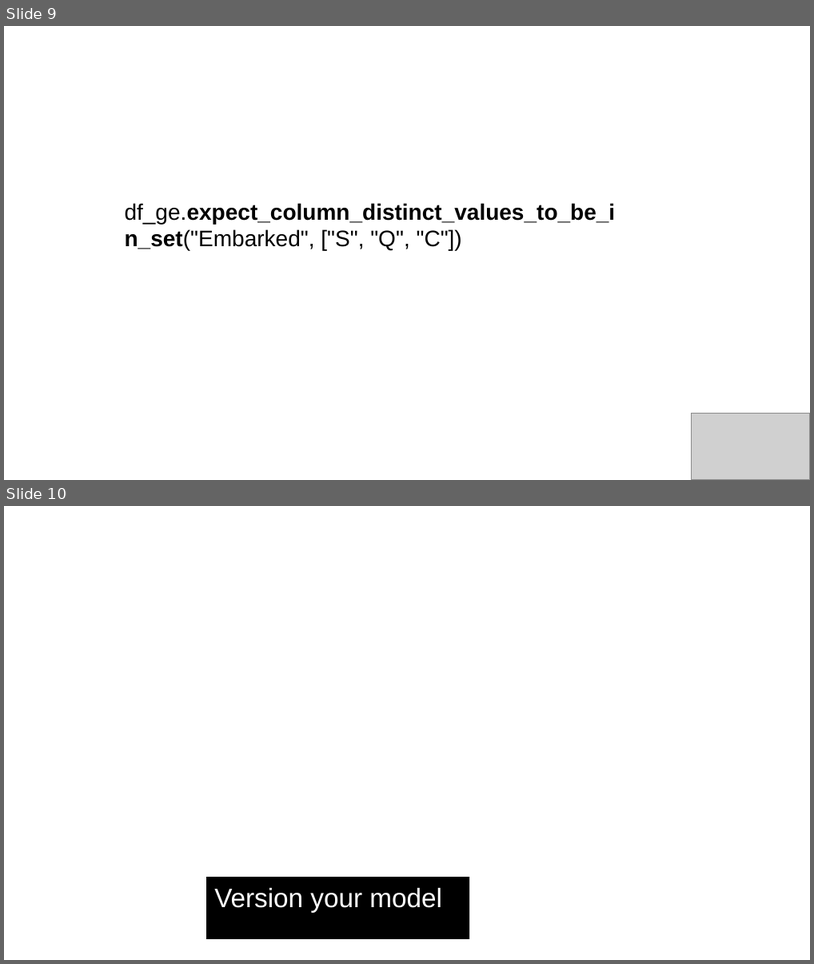
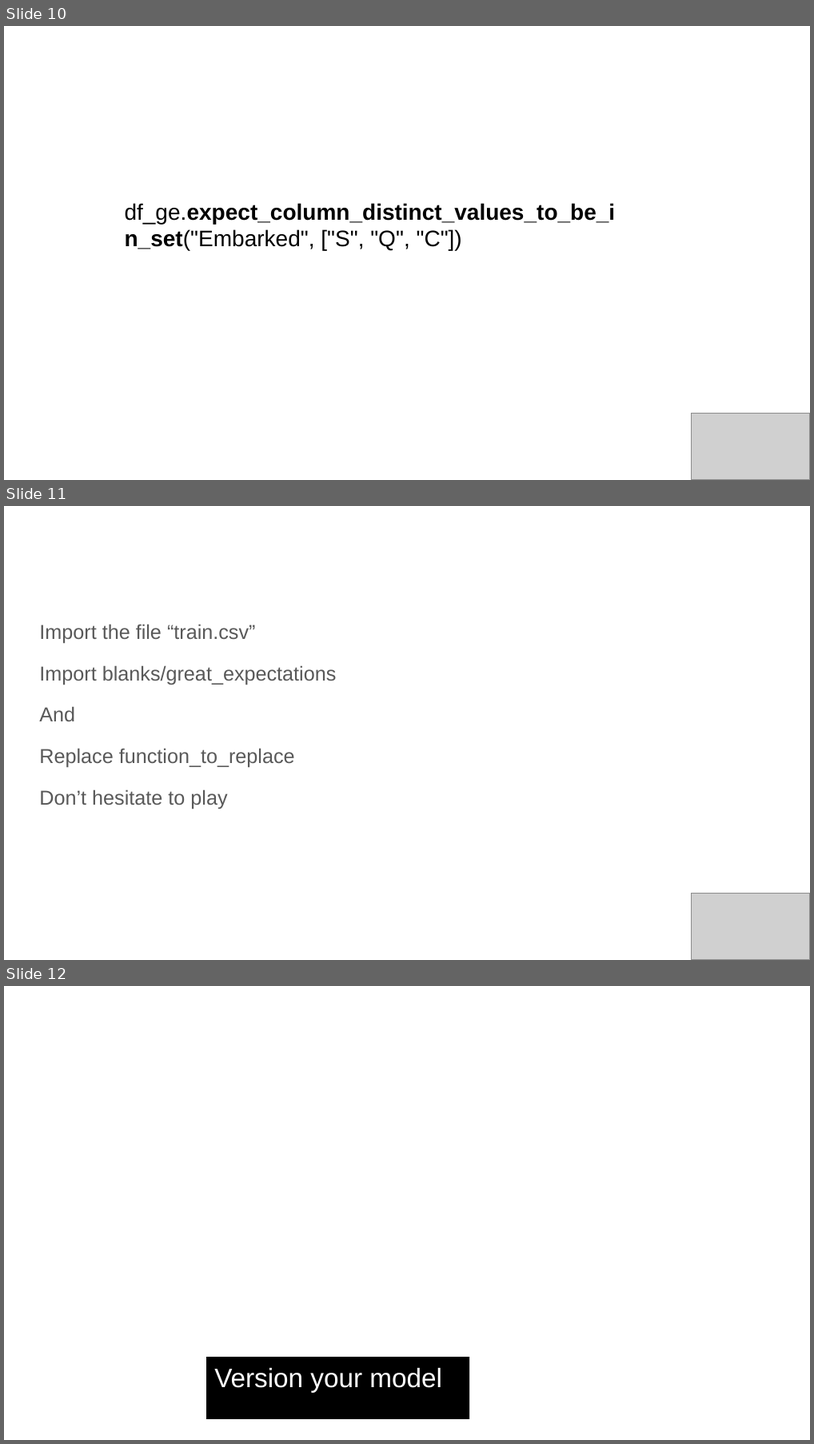
Before and after one commit to NastasiaSaby/industrialise_ml, a slide deck: Industrialise Machine Learning.odp. Shown one above the other, each under a label of ours: slides 9 and 10 before the commit, slides 10, 11 and 12 after it. The pictures are 814x964 and 814x1444 pixels, drawn with LibreOffice and Linux fonts; fonts in the diff are those of the drawing; grey boxes stand for pictures; background and template pictures are left out. Boxes give left, top, right and bottom in pixels: in the first picture for what was removed or moved away, otherwise in the second. Text is boxed around its words. In the diff, an @@ line names an element or a change of style, - is before the commit and + after.

```diff
--- a/Industrialise Machine Learning.odp
+++ b/Industrialise Machine Learning.odp
@@ slide 11 added at box(4, 506, 810, 960), background #FFFFFF @@
@@ text added at box(39, 624, 337, 808), 18 pt, text #595959 @@
+Import the file “train.csv”
+Import blanks/great_expectations
+And
+Replace function_to_replace
+Don’t hesitate to play
@@ picture added at box(692, 893, 810, 960) @@
@@ what was slide 9 is now slide 10 @@
@@ what was slide 10 is now slide 12 @@
```
Also in this commit, not shown: 1 slide changed, 2 other slides added.
